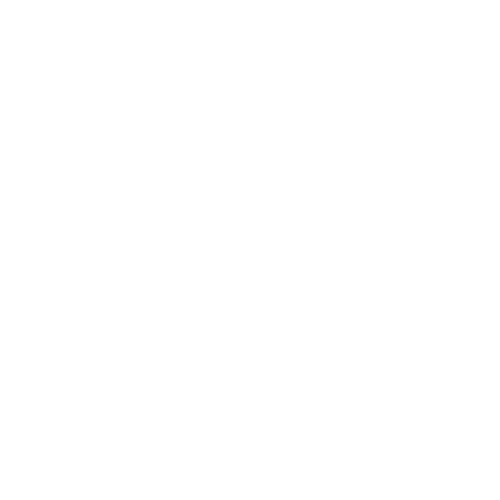
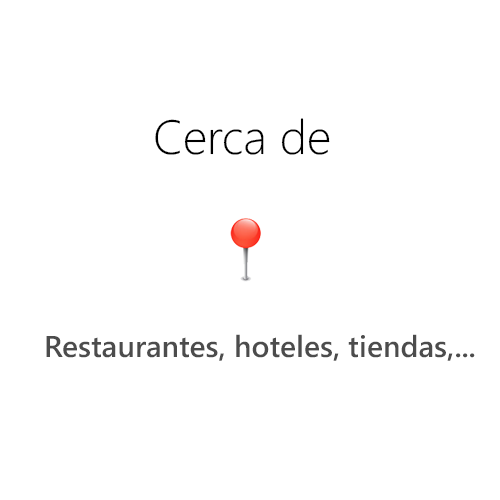
Two versions of the same layered image (w=500, h=500). Layer-by-layer changes:
showed group "Info" (9 layers) over [46, 118, 475, 361]
added layer "Capa 27" in group "Info" over [230, 218, 261, 282]
renamed "esmsdn@microsoft.com" to "Restaurantes, hoteles, tiendas,...", painted on it over [46, 334, 475, 361]
renamed "Escríbenos" to "Cerca de", painted on it over [155, 118, 330, 155]
